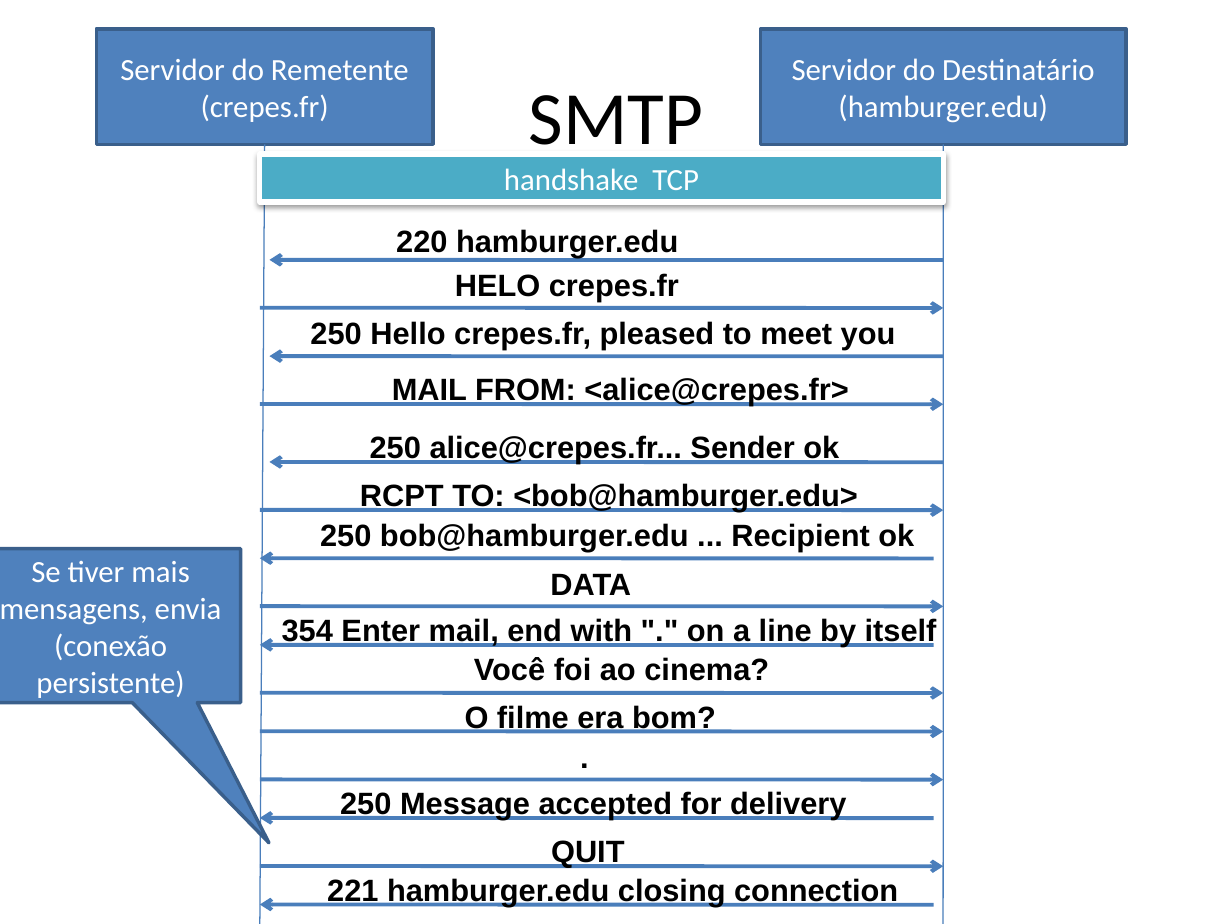
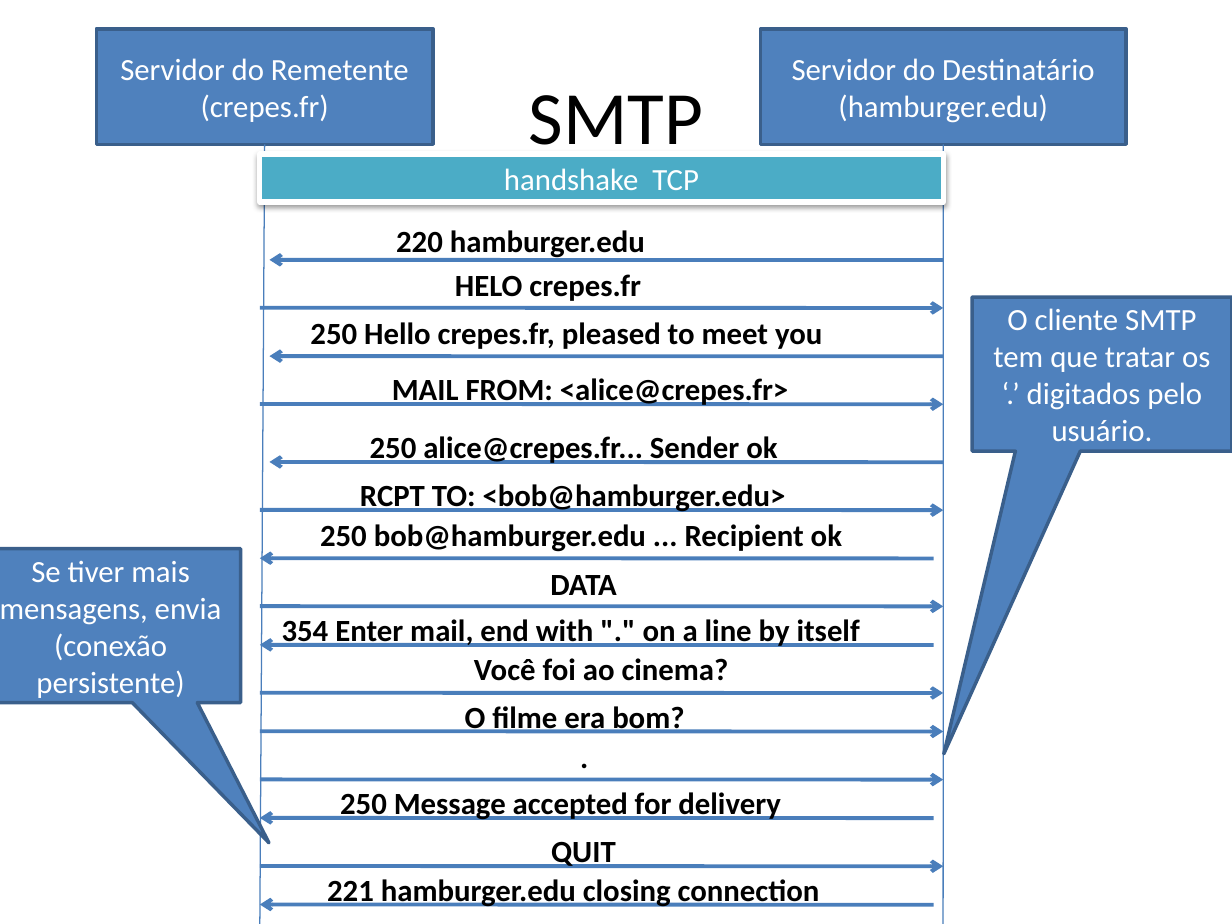
Before and after one commit to niviaquental/niviaquental.github.io, a slide deck: slide 5 of Presentations/Aula03-Aplicacao-EmailDNS/03-DNSEmail.pptx. Drawn at 1232x924 pixels with LibreOffice and Linux fonts; fonts in the diff are those of the drawing; background and template pictures are left out. Boxes give left, top, right and bottom in pixels: in the first picture for what was removed or moved away, otherwise in the second. Text is boxed around its words. In the diff, an @@ line names an element or a change of style, - is before the commit and + after.

```diff
--- a/Presentations/Aula03-Aplicacao-EmailDNS/03-DNSEmail.pptx
+++ b/Presentations/Aula03-Aplicacao-EmailDNS/03-DNSEmail.pptx
@@ speech box added at [972, 297, 1232, 451], fill #4F81BD, outline #3A5F8C 2 pt, 18 pt, text #FFFFFF @@
+O cliente SMTP tem que tratar os ‘.’ digitados pelo usuário.
@@ font Arial to Calibri in 14 elements at [396, 230, 645, 260], [455, 274, 640, 301], [310, 322, 822, 349], [392, 378, 788, 406], [370, 436, 777, 464], [360, 484, 786, 512], [320, 524, 842, 552], [550, 575, 616, 595], [282, 619, 860, 647], [474, 658, 729, 681], [465, 706, 684, 734], [340, 792, 780, 820], [551, 841, 616, 868], [327, 879, 820, 907] @@
```
Also in this commit, not shown: 21 other slides changed, 3 slides added, 1 slide removed, 2 other files.
